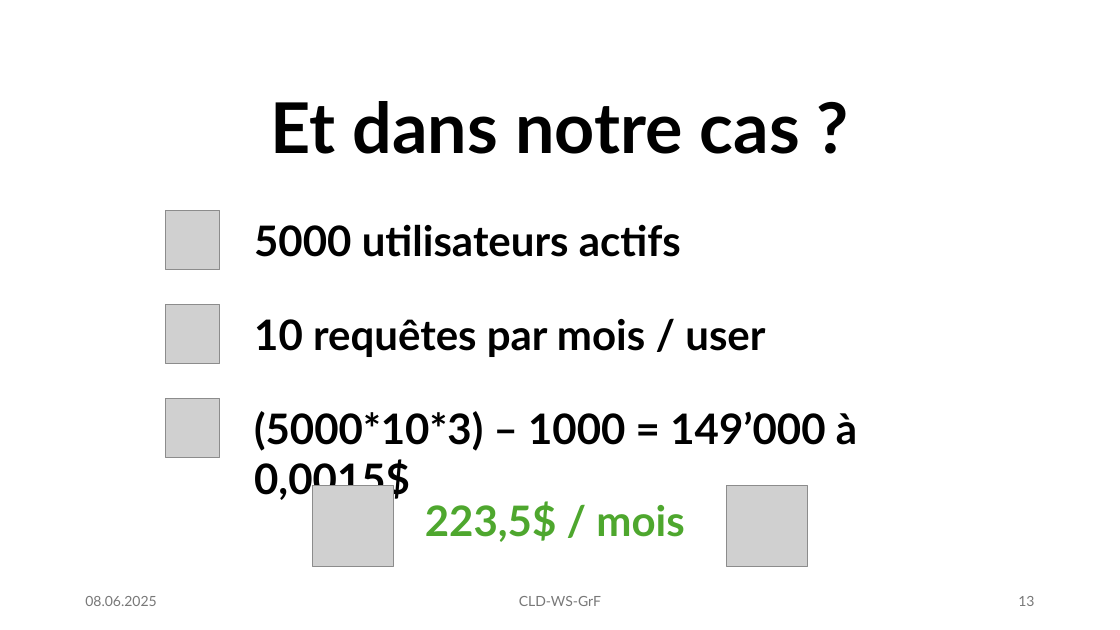
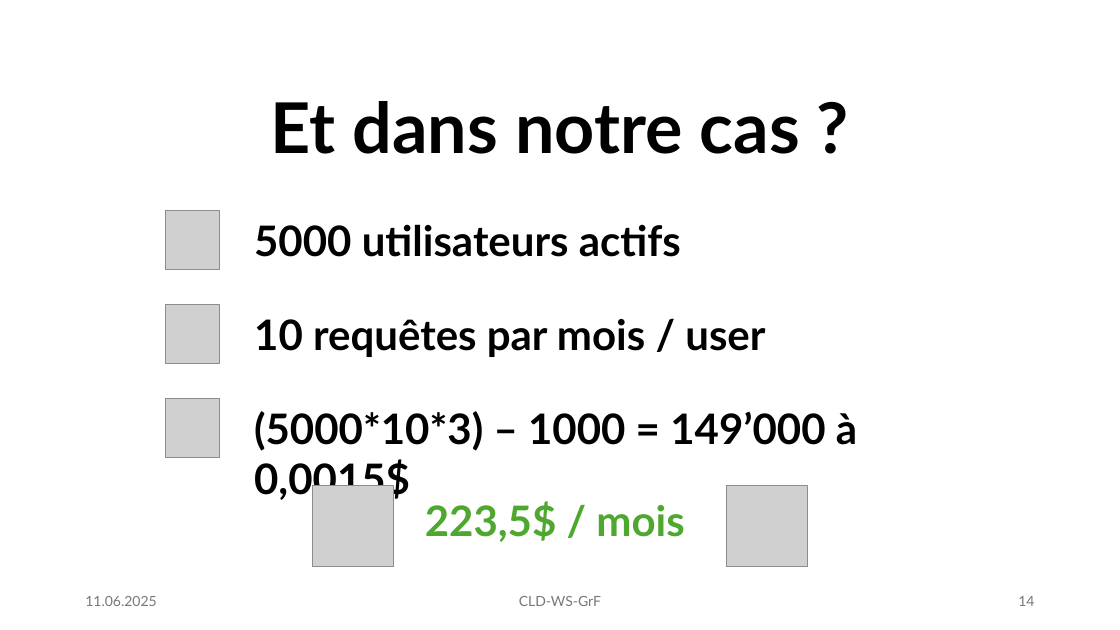
Before and after one commit to ismaelgiovannetti/CLD-WS-GrF, a slide deck: slide 14 of presentation.pptx (slide 13 before the commit). Drawn at 1120x630 pixels with LibreOffice and Linux fonts; fonts in the diff are those of the drawing; grey boxes stand for pictures. Boxes give left, top, right and bottom in pixels: in the first picture for what was removed or moved away, otherwise in the second. Text is boxed around its words. In the diff, an @@ line names an element or a change of style, - is before the commit and + after.

```diff
--- a/presentation.pptx
+++ b/presentation.pptx
@@ text at (85, 596, 156, 606): text changed @@
-08.06.2025
+11.06.2025
@@ page number at (1018, 596, 1034, 606): text changed @@
-13
+14
```
Also in this commit, not shown: 13 other slides changed, 1 slide added.
